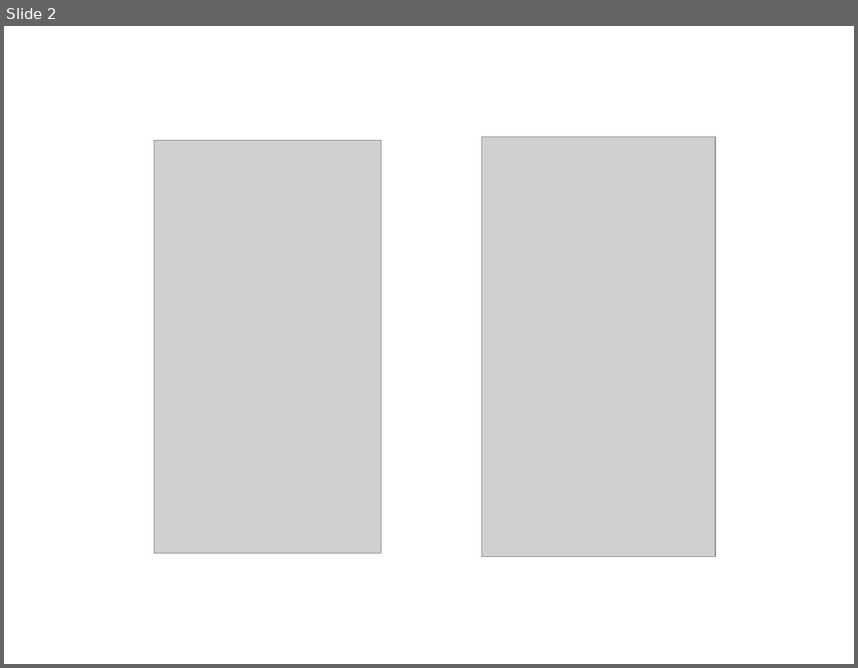
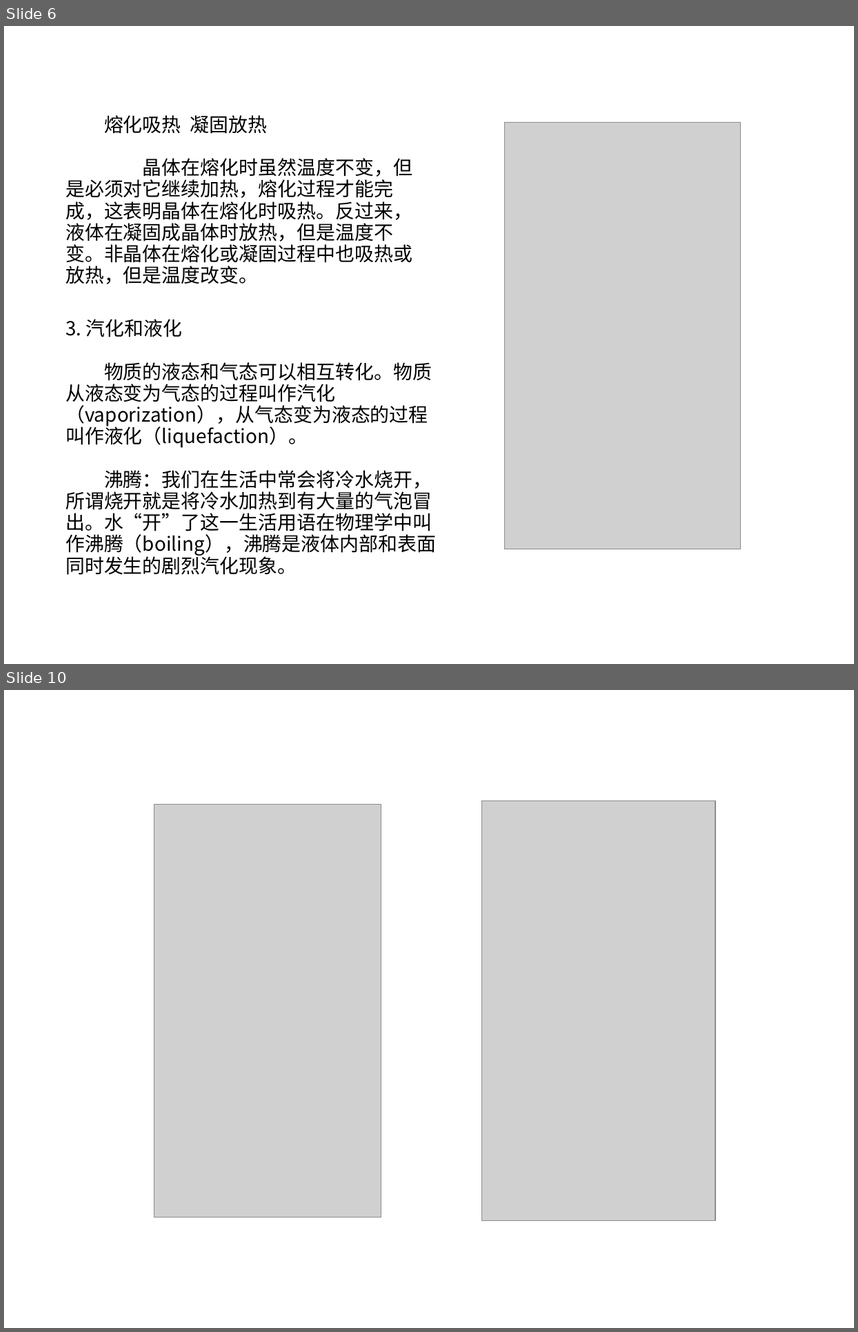
Before and after one commit to ericzhang/english-math, a slide deck: physics/grade-8-上/8上物理人教版-unit-3-物态变化.ppt. Shown one above the other, each under a label of ours: slide 2 before the commit, slides 6 and 10 after it; the slides between them are not shown. The pictures are 858x668 and 858x1332 pixels, drawn with LibreOffice and Linux fonts; fonts in the diff are those of the drawing; grey boxes stand for pictures. Boxes give left, top, right and bottom in pixels: in the first picture for what was removed or moved away, otherwise in the second. Text is boxed around its words. In the diff, an @@ line names an element or a change of style, - is before the commit and + after.

```diff
--- a/physics/grade-8-上/8上物理人教版-unit-3-物态变化.ppt
+++ b/physics/grade-8-上/8上物理人教版-unit-3-物态变化.ppt
@@ slide 6 added at (4, 26, 854, 664), background #FFFFFF @@
@@ text added at (65, 115, 412, 284), 18 pt, text #000000 @@
+熔化吸热 凝固放热
+晶体在熔化时虽然温度不变，但是必须对它继续加热，熔化过程才能完成，这表明晶体在熔化时吸热。反过来，液体在凝固成晶体时放热，但是温度不变。非晶体在熔化或凝固过程中也吸热或放热，但是温度改变。
@@ picture added at (505, 123, 741, 549) @@
@@ text added at (65, 319, 436, 575), 18 pt, text #000000 @@
+3. 汽化和液化
+物质的液态和气态可以相互转化。物质从液态变为气态的过程叫作汽化（vaporization），从气态变为液态的过程叫作液化（liquefaction）。
+沸腾：我们在生活中常会将冷水烧开，所谓烧开就是将冷水加热到有大量的气泡冒出。水“开”了这一生活用语在物理学中叫作沸腾（boiling），沸腾是液体内部和表面同时发生的剧烈汽化现象。
@@ what was slide 2 is now slide 10 @@
```
Also in this commit, not shown: 8 other slides added, 45 other files.
